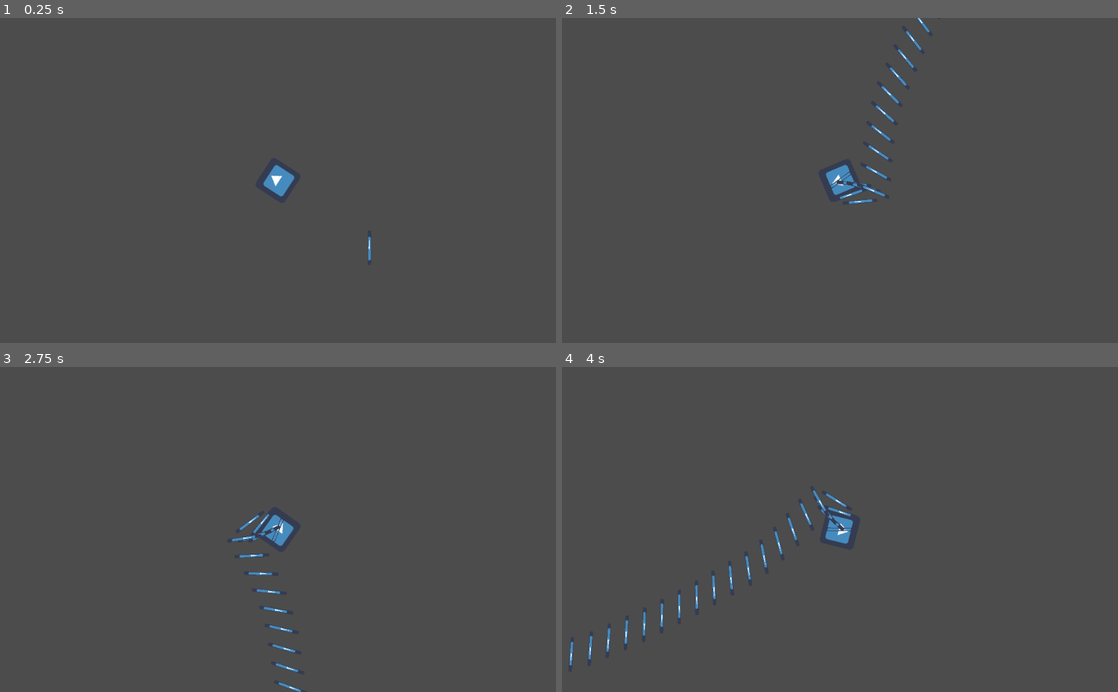
Above: before the commit, frames 1-4 (two rows, left to right).
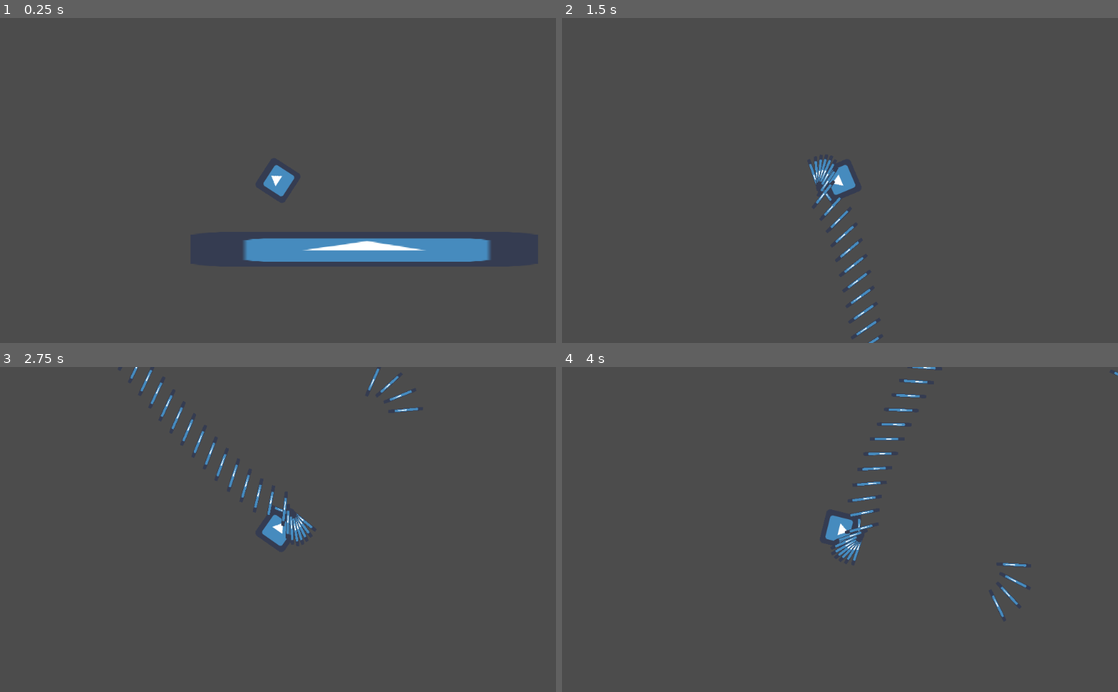
Above: after the commit, the same moments.

Repository: UltraArceus3/Spring-2020-Game-Jam
Game: Godot game, scene res://World/MAIN.tscn
The game is run twice, just before and just after one commit, with the same random seed, the same clock (stepped at 60 frames per second) and the same inputs. The engine's default icon, where the game draws it, is replaced by a stand-in: a white triangle on a blue panel in a dark square.
Inputs (mouse positions are in pixels of both pictures, inside the frame that each line leads up to):
- Up to frame 1 (0.25 s): no input
- Up to frame 2 (1.5 s): tap Enter at 0.5 s; move the mouse to (962, 164) at 0.52 s; press the mouse at (962, 164) at 0.53 s; move the mouse to (728, 196) at 1.27 s; release the mouse at (728, 196) at 1.28 s; right-click (728, 196) at 1.35 s
- Up to frame 3 (2.75 s): click (166, 545) at 1.55 s; tap Space at 2 s; move the mouse to (333, 458) at 2.02 s; press the mouse at (333, 458) at 2.03 s
- Up to frame 4 (4 s): move the mouse to (812, 594) at 2.77 s; release the mouse at (812, 594) at 2.78 s; click (812, 594) at 2.85 s; move the mouse to (1006, 578) at 3.52 s; hold Right mouse button (forward) from 3.53 s (still down); click (1006, 578) at 3.8 s

The runs differ from the first frame. In frame 1, 3.2% of the frame differs, in the area x 43-89%, y 67-75%; in frame 2, 1.1%; in frame 3, 1.4%; in frame 4, 1.6%.

Commit message:
bounce collision

Diff:
--- a/Godot Wild Jam 2020/World/MAIN.tscn
+++ b/Godot Wild Jam 2020/World/MAIN.tscn
@@ -9,4 +9,5 @@
 position = Vector2( 481.716, 360.408 )
 
 [node name="Bullet" parent="." instance=ExtResource( 2 )]
-position = Vector2( 168.336, 124.231 )
+position = Vector2( 158.814, 126.951 )
+scale = Vector2( 100, 1 )
--- a/Godot Wild Jam 2020/entities/player.gd
+++ b/Godot Wild Jam 2020/entities/player.gd
@@ -25,7 +25,19 @@
 
 	direction = (get_global_mouse_position() - position).normalized()
 
-	move_and_slide(velo)
+	var col = move_and_collide(velo * delta)
+
+	if col:
+		velo /= 2
+		velo = velo.bounce(col.normal)
+	#print(col)
+	#if is_on_ceiling() or is_on_floor():
+		#velo.x = velo.x/2
+		#velo.y = -velo.y/2
+
+	#if is_on_wall():
+		#velo.x = -velo.x/2
+		#velo.y = velo.y/2
 
 	#print((get_global_mouse_position() - position).length())
 
@@ -40,6 +52,6 @@
 
 	if Input.is_action_pressed("schut"):
 		var i = bullet.instance()
-		i.rot = rotation
-		i.position = position
+		i.rot = rotation - deg2rad(90)
+		i.position = $position_calc.global_position
 		add_child(i)
